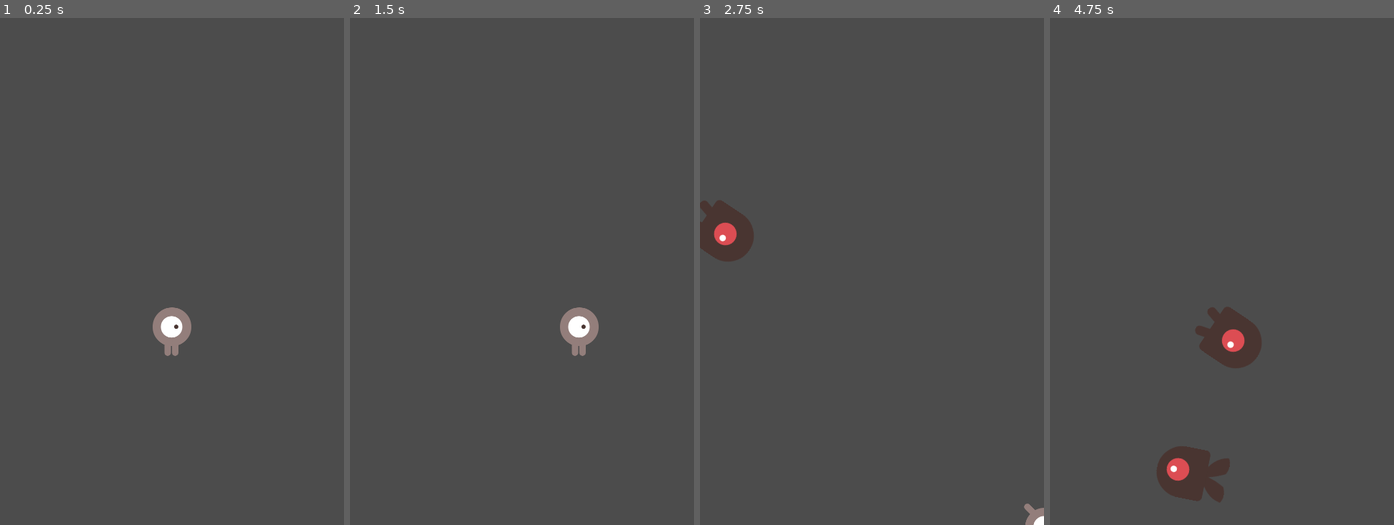
Above: before the commit, frames 1-4 (left to right).
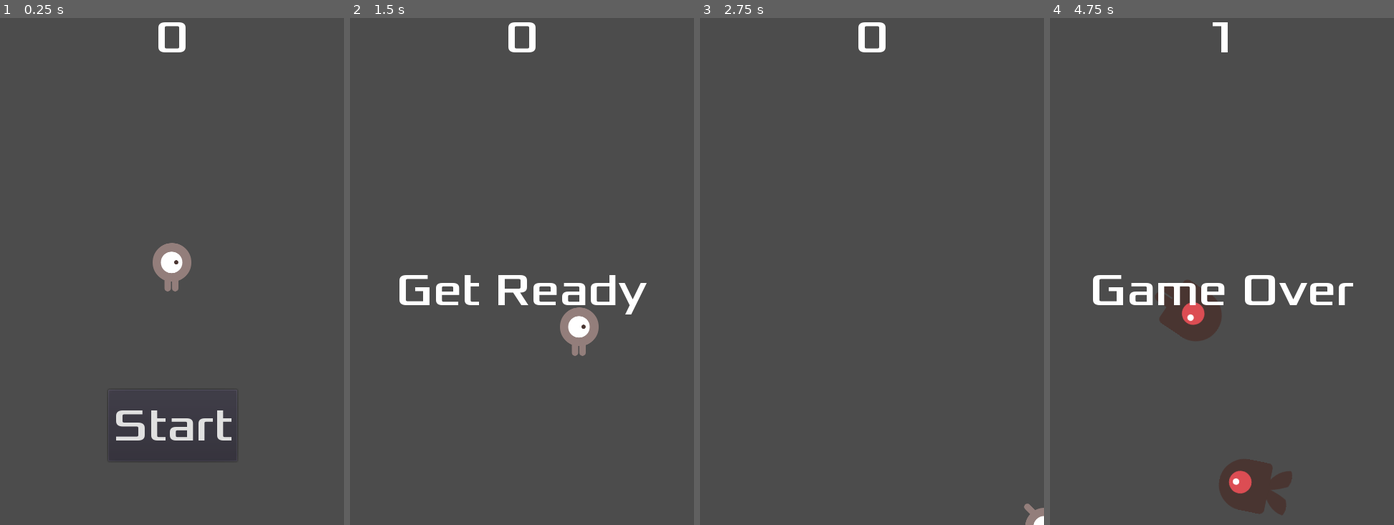
Above: after the commit, the same moments.

Repository: aellul27/Godot-2D-Game
Game: Godot game, scene res://Main.tscn
Two runs of this game, one before a commit and one after it. Both use one fixed random seed, a clock stepped at 60 frames per second and the inputs below.
Inputs (mouse positions are in pixels of both pictures, inside the frame that each line leads up to):
- Up to frame 1 (0.25 s): no input
- Up to frame 2 (1.5 s): click (522, 423) at 0.5 s, where only the run after the commit has a clickable "Start"; tap Enter at 1.25 s; hold Right (move_right) from 1.28 s (still down)
- Up to frame 3 (2.75 s): release Right (move_right) at 2.03 s; hold Down (move_down) from 2.03 s (still down)
- Up to frame 4 (4.75 s): release Down (move_down) at 2.78 s; hold Right (move_right) 2.78-3.53 s; hold Up (move_up) 3.53-4.28 s; hold Left (move_left) from 4.28 s (still down)

The runs differ from the first frame. In frame 1, 2.7% of the frame differs, in the area x 33-68%, y 0-88%; in frame 2, 2.0%; in frame 3, 1.7%; in frame 4, 7.4%, in the area x 12-89%, y 0-99%.

Commit message:
Added GUI
Added GUI and restart functionality

Diff:
--- /dev/null
+++ b/HUD.gd
@@ -0,0 +1,29 @@
+extends CanvasLayer
+signal start_game
+
+func show_message(text):
+	$Message.text = text
+	$Message.show()
+	$MessageTimer.start()
+
+func show_game_over():
+	show_message("Game Over")
+
+	yield($MessageTimer, "timeout")
+
+	$Message.text = "Dodge the\nCreeps!"
+	$Message.show()
+	# make a one-shot timer
+	yield(get_tree().create_timer(1), "timeout")
+	$StartButton.show()
+
+func update_score(score):
+	$ScoreLabel.text = str(score)
+
+func _on_StartButton_pressed():
+		$StartButton.hide()
+		emit_signal("start_game")
+
+
+func _on_MessageTimer_timeout():
+	$Message.hide()
--- /dev/null
+++ b/HUD.tscn
@@ -0,0 +1,55 @@
+[gd_scene load_steps=6 format=2]
+
+[ext_resource path="res://fonts/Xolonium-Regular.ttf" type="DynamicFontData" id=1]
+[ext_resource path="res://HUD.gd" type="Script" id=2]
+
+[sub_resource type="DynamicFont" id=1]
+size = 64
+font_data = ExtResource( 1 )
+
+[sub_resource type="DynamicFont" id=3]
+size = 64
+font_data = ExtResource( 1 )
+
+[sub_resource type="DynamicFont" id=2]
+size = 64
+font_data = ExtResource( 1 )
+
+[node name="HUD" type="CanvasLayer"]
+script = ExtResource( 2 )
+
+[node name="ScoreLabel" type="Label" parent="."]
+anchor_right = 1.0
+margin_bottom = 78.0
+custom_fonts/font = SubResource( 1 )
+text = "0"
+align = 1
+
+[node name="Message" type="Label" parent="."]
+anchor_top = 0.5
+anchor_right = 1.0
+anchor_bottom = 0.5
+margin_top = -7.0
+margin_bottom = 7.0
+custom_fonts/font = SubResource( 3 )
+align = 1
+autowrap = true
+
+[node name="StartButton" type="Button" parent="."]
+anchor_left = 0.5
+anchor_top = 1.0
+anchor_right = 0.5
+anchor_bottom = 1.0
+margin_left = -89.0
+margin_top = -189.0
+margin_right = 91.0
+margin_bottom = -89.0
+custom_fonts/font = SubResource( 2 )
+text = "Start"
+
+[node name="MessageTimer" type="Timer" parent="."]
+wait_time = 2.0
+one_shot = true
+
+[connection signal="pressed" from="StartButton" to="." method="_on_StartButton_pressed"]
+[connection signal="timeout" from="MessageTimer" to="." method="_on_MessageTimer_timeout"]
--- a/Main.gd
+++ b/Main.gd
@@ -5,22 +5,27 @@
 
 func _ready():
 	randomize()
-	new_game()
+
 
 
 
 func game_over():
 	$ScoreTimer.stop()
 	$MobTimer.stop()
+	$HUD.show_game_over()
 
 func new_game():
 	score = 0
+	get_tree().call_group("mobs", "queuefree")
 	$Player.start($StartPosition.position)
 	$StartTimer.start()
+	$HUD.update_score(score)
+	$HUD.show_message("Get Ready")
 
 
 func _on_ScoreTimer_timeout():
 	score += 1
+	$HUD.update_score(score)
 
 
 func _on_StartTimer_timeout():
--- a/Main.tscn
+++ b/Main.tscn
@@ -1,8 +1,9 @@
-[gd_scene load_steps=5 format=2]
+[gd_scene load_steps=6 format=2]
 
 [ext_resource path="res://Main.gd" type="Script" id=1]
 [ext_resource path="res://Player.tscn" type="PackedScene" id=2]
 [ext_resource path="res://Mob.tscn" type="PackedScene" id=3]
+[ext_resource path="res://HUD.tscn" type="PackedScene" id=4]
 
 [sub_resource type="Curve2D" id=1]
 _data = {
@@ -33,10 +34,13 @@
 curve = SubResource( 1 )
 
 [node name="MobSpawnLocation" type="PathFollow2D" parent="MobPath"]
-position = Vector2( 0, 0.991781 )
+position = Vector2( 1, -0.00684941 )
 scale = Vector2( 1, 0.99863 )
+
+[node name="HUD" parent="." instance=ExtResource( 4 )]
 
 [connection signal="timeout" from="MobTimer" to="." method="_on_MobTimer_timeout"]
 [connection signal="timeout" from="ScoreTimer" to="." method="_on_ScoreTimer_timeout"]
 [connection signal="timeout" from="StartTimer" to="." method="_on_StartTimer_timeout"]
 [connection signal="hit" from="Player" to="." method="game_over"]
+[connection signal="start_game" from="HUD" to="." method="new_game"]
--- a/Mob.tscn
+++ b/Mob.tscn
@@ -30,7 +30,7 @@
 radius = 34.0
 height = 30.0
 
-[node name="Mob" type="RigidBody2D"]
+[node name="Mob" type="RigidBody2D" groups=["mobs"]]
 collision_mask = 0
 gravity_scale = 0.0
 script = ExtResource( 7 )
--- a/Player.gd
+++ b/Player.gd
@@ -46,4 +46,4 @@
 func start(pos):
 	position = pos
 	show()
-	$CollisionShape2D.disabled
+	$CollisionShape2D.disabled = false
